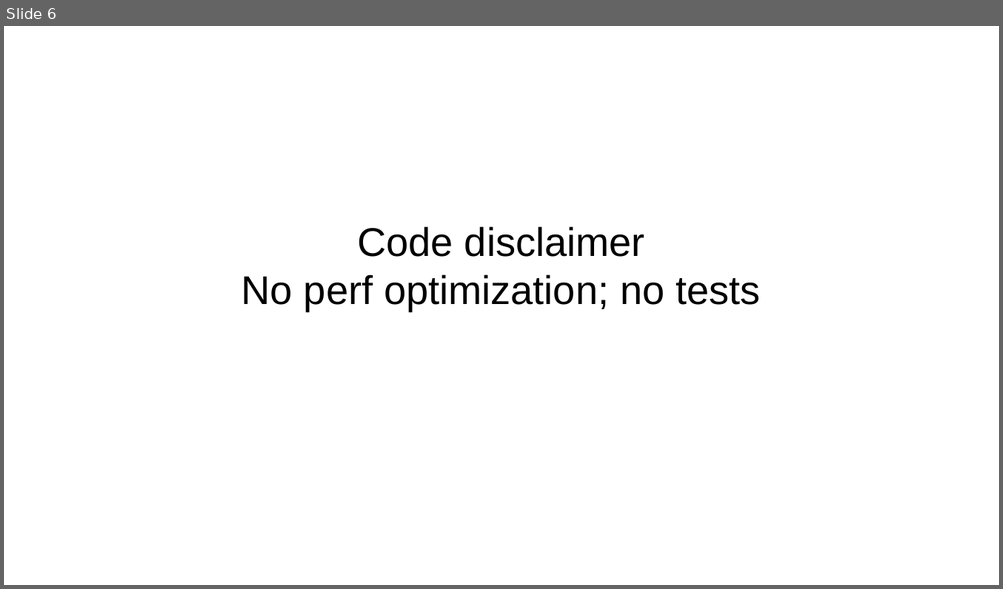
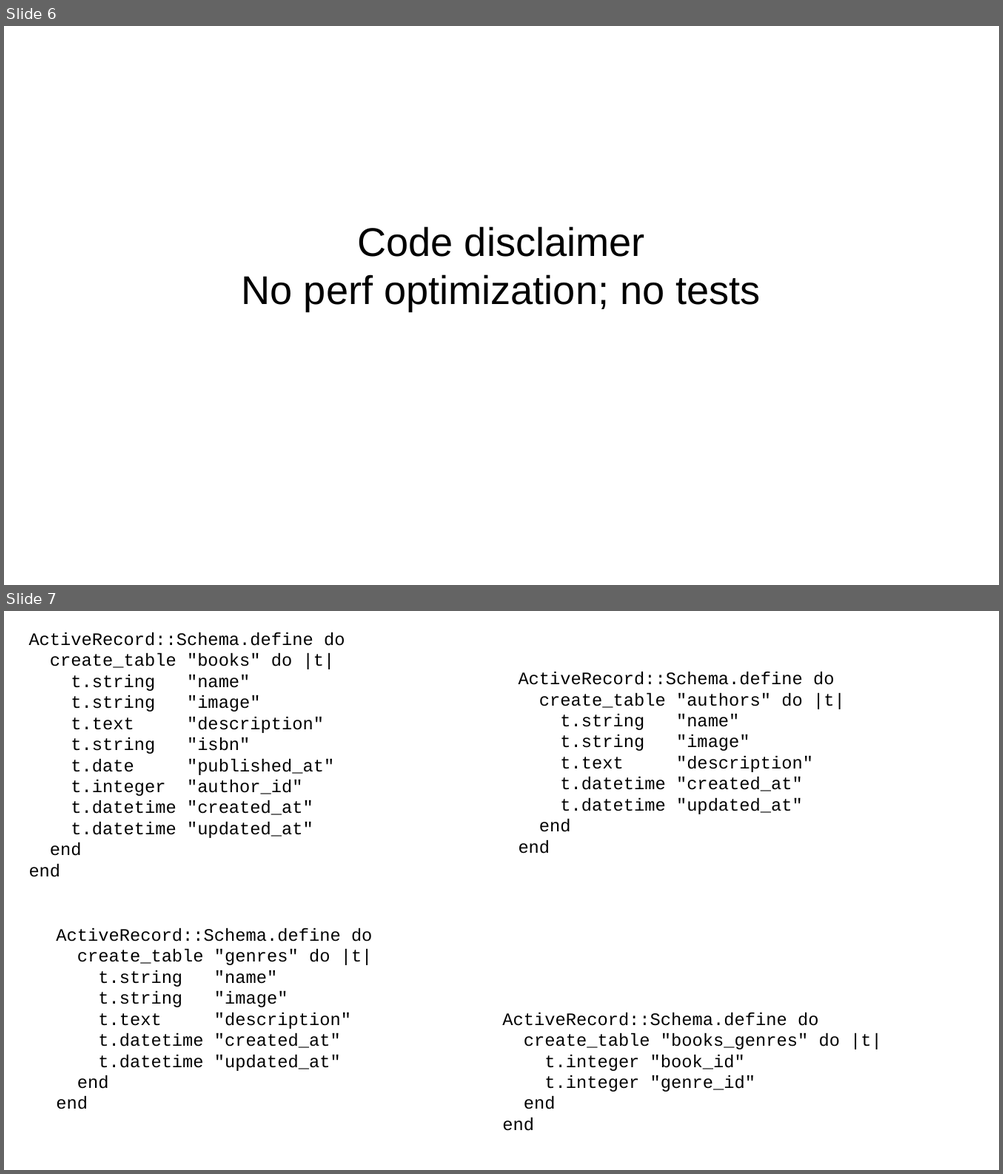
Before and after one commit to chriscressman/architecting-a-search-feature, a slide deck: presentation.odp. Shown one above the other, each under a label of ours: slide 6 before the commit, slides 6 and 7 after it. The pictures are 1003x589 and 1003x1174 pixels, drawn with LibreOffice and Linux fonts; fonts in the diff are those of the drawing. Boxes give left, top, right and bottom in pixels: in the first picture for what was removed or moved away, otherwise in the second. Text is boxed around its words. In the diff, an @@ line names an element or a change of style, - is before the commit and + after.

Commit message:
update presentation slides

```diff
--- a/presentation.odp
+++ b/presentation.odp
@@ slide 7 added at (x1=4, y1=611, x2=999, y2=1170), background #FFFFFF @@
@@ text added at (x1=29, y1=632, x2=344, y2=877), 14 pt, text #000000 @@
+ActiveRecord::Schema.define do
+create_table "books" do |t|
+t.string "name"
+t.string "image"
+t.text "description"
+t.string "isbn"
+t.date "published_at"
+t.integer "author_id"
+t.datetime "created_at"
+t.datetime "updated_at"
+end
+end
@@ text added at (x1=518, y1=672, x2=845, y2=854), 14 pt, text #000000 @@
+ActiveRecord::Schema.define do
+create_table "authors" do |t|
+t.string "name"
+t.string "image"
+t.text "description"
+t.datetime "created_at"
+t.datetime "updated_at"
+end
+end
@@ text added at (x1=56, y1=928, x2=373, y2=1110), 14 pt, text #000000 @@
+ActiveRecord::Schema.define do
+create_table "genres" do |t|
+t.string "name"
+t.string "image"
+t.text "description"
+t.datetime "created_at"
+t.datetime "updated_at"
+end
+end
@@ text added at (x1=502, y1=1012, x2=882, y2=1131), 14 pt, text #000000 @@
+ActiveRecord::Schema.define do
+create_table "books_genres" do |t|
+t.integer "book_id"
+t.integer "genre_id"
+end
+end
```
Also in this commit, not shown: 1 other slide added, 3 slides removed.
